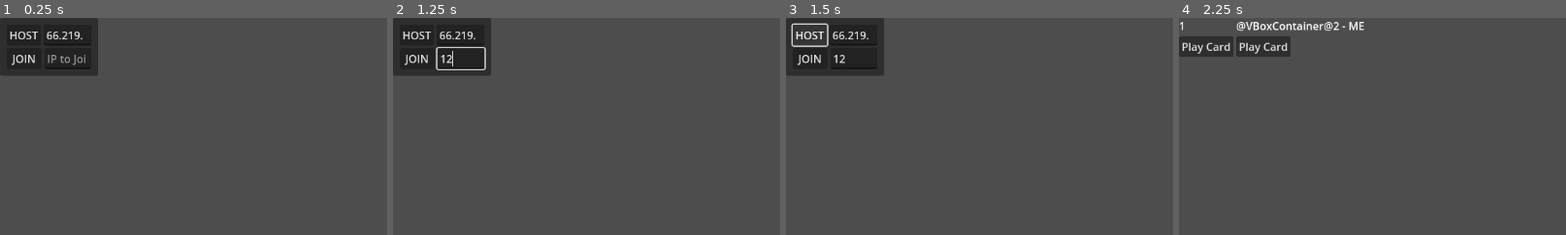
Above: before the commit, frames 1-4 (left to right).
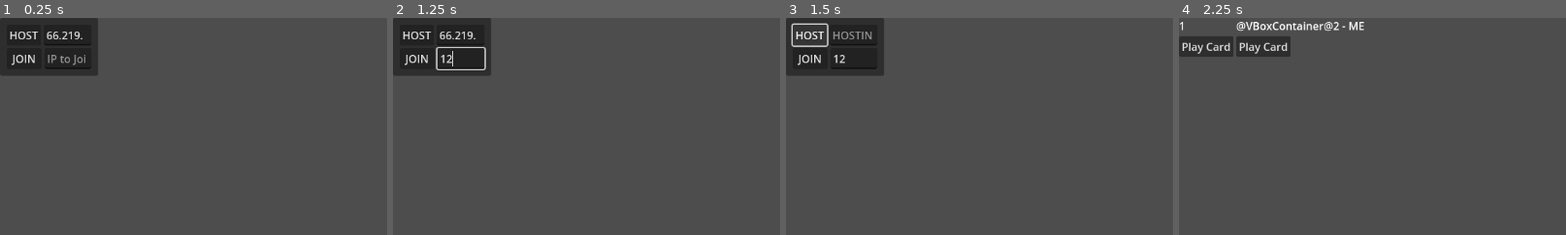
Above: after the commit, the same moments.

Repository: BYU-GameDevClub/ThreeSquareSquires
Game: Godot game, scene res://main.tscn
The game is run twice, just before and just after one commit, with the same random seed, the same clock (stepped at 60 frames per second) and the same inputs.
Inputs (mouse positions are % of the whole screen's width and height, from its top left):
- Up to frame 1 (0.25 s): no input
- Up to frame 2 (1.25 s): click (9, 9) at 0.52 s; type "12" at 0.6 s
- Up to frame 3 (1.5 s): click "HOST" at 1.25 s
- Up to frame 4 (2.25 s): click "JOIN" at 2 s
The pictures show only the part of the screen within x 0-50%, y 0-50%; the shares and areas given below are measured in that part.

Frames 1-2 are identical in both runs. In frame 3, 0.2% of the frame differs, in the area x 12-23%, y 6-10%; in frame 4, nothing differs.

Commit message:
Fixed Merging Errors

Diff:
--- a/Player/Player.gd
+++ b/Player/Player.gd
@@ -1,15 +1,16 @@
 extends CharacterBody2D
 
 enum{
-	up,
-	down,
-	left,
-	right,
-	none
+	up = -1,
+	down = 1,
+	left = -1,
+	right = 1,
+	none = 0
 }
 
 #Initialize for movement
 var tileSize = 4
+var boardPosition = Vector2(0,0)
 
 #Setting stage of turn
 var stage = 0
@@ -29,17 +30,18 @@
 		0:
 			movement()
 		1:
-			traps()
-
-#//////////////Functions relating to stage 1: movement
+sudo wget https://github.com/shiftkey/desktop/releases/download/release-3.1.1-linux1/GitHubDesktop-linux-3.1.1-linux1.deb
+### Uncomment below line if you have not installed gdebi-core before
+# sudo apt-get install gdebi-core
+sudo gdebi GitHubDesktop-linux-3.1.1-linux1.debng to stage 1: movement
 var spacesLeft = 4
 var storedMovement = []
+var selectorPos = boardPosition
 func movement():
 	if spacesLeft>0:
-		var direction = checkInputDirection()
-		squareSelection(direction)
-		if direction != none:
-			temp(direction)
+		selectorPos += squareMovement()
+		if Input.is_action_just_pressed('select'):
+			squareSelection()
 		if Input.is_action_just_pressed("return") and !storedMovement.is_empty():
 			goBack()
 	else:
@@ -48,49 +50,36 @@
 
 
 #Controls moving selection square
-func squareSelection(direction):
-	match direction:
-		right:
-			global_position.x += tileSize
-		left:
-			global_position.x -= tileSize
-		up:
-			global_position.y -= tileSize
-		down:
-			global_position.y += tileSize
-		none:
-			return
+func squareSelection():
+	var change = selectorPos-boardPosition
+	if change.length() == 1:
+		global_position += change*tileSize
+		boardPosition = selectorPos
+		$squareSelector.global_position = global_position
+		selectorPos = boardPosition
+		storedMovement.append(change)
+		spacesLeft -= 1
+		print(spacesLeft)
 
-func temp(direction):
-	storedMovement.append(direction)
-	spacesLeft -=1
 
 func goBack():
-	var direction = none
-	match storedMovement.pop_back():
-		up:
-			direction = down
-		left:
-			direction = right
-		right:
-			direction = left
-		down:
-			direction = up
-	squareSelection(direction)
-	spacesLeft+=1
-
-func checkInputDirection():
-	var direction = none
-	if Input.is_action_just_pressed('move_right'):
-		direction = right
-	if Input.is_action_just_pressed("move_left"):
-		direction = left
-	if Input.is_action_just_pressed("move_up"):
-		direction = up
-	if Input.is_action_just_pressed("move_down"):
-		direction = down
-	return direction
+	global_position += -storedMovement.pop_back()*tileSize
+	spacesLeft +=1
 
 #//////////////Function for stage 2:Trap Selection
 func traps():
 	return
+
+#Function for moving selection Square
+func squareMovement():
+	var changes = Vector2(0,0)
+	if Input.is_action_just_pressed('move_right'):
+		changes.x += right
+	if Input.is_action_just_pressed("move_left"):
+		changes.x += left
+	if Input.is_action_just_pressed("move_up"):
+		changes.y += up
+	if Input.is_action_just_pressed("move_down"):
+		changes.y += down
+	$squareSelector.global_position += changes*tileSize
+	return changes
--- a/main.gd
+++ b/main.gd
@@ -25,7 +25,16 @@
 
 func _on_host_button_pressed():
 	var port = _get_port_num()
-	var is_host = TryUPNP(port)
+	if !TryUPNP(port):
+		var ip_adress :String
+		if OS.has_feature("windows"):
+			if OS.has_environment("COMPUTERNAME"):
+				ip_adress =  IP.resolve_hostname(str(OS.get_environment("COMPUTERNAME")),1)
+		elif OS.has_feature("x11") or OS.has_feature("OSX"):
+			if OS.has_environment("HOSTNAME"):
+				ip_adress =  IP.resolve_hostname(str(OS.get_environment("HOSTNAME")),1)
+		print(ip_adress)
+		lbl.text = ip_adress
 	multi_peer.create_server(port, 2)
 	multiplayer.multiplayer_peer = multi_peer
 	multi_peer.peer_connected.connect(func(id): add_player_character(id))
